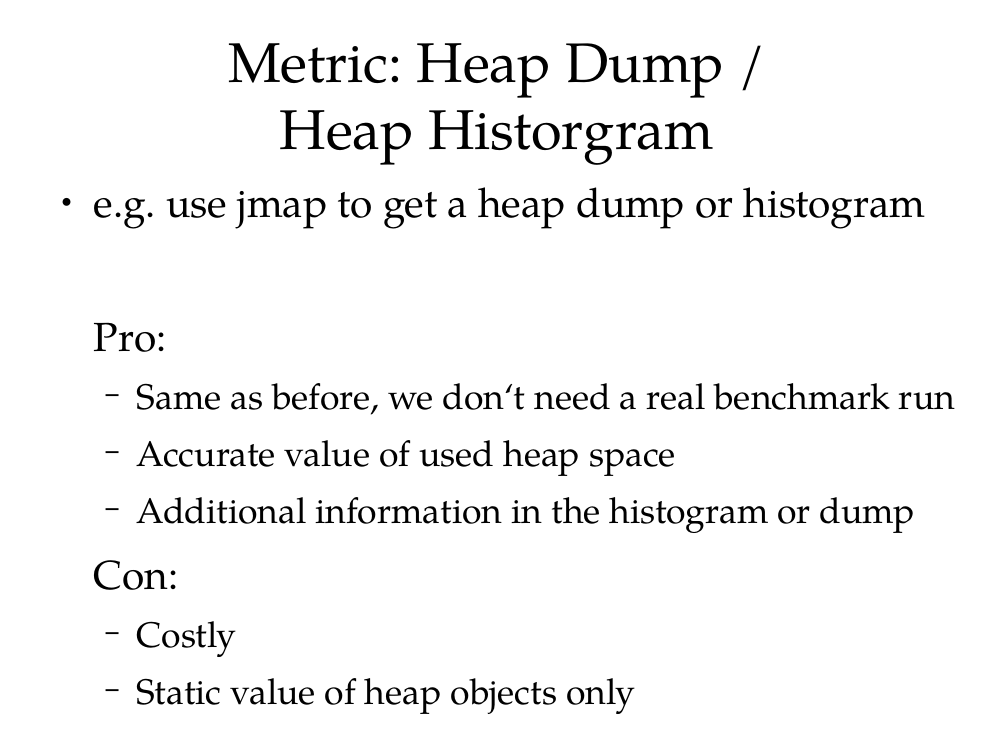
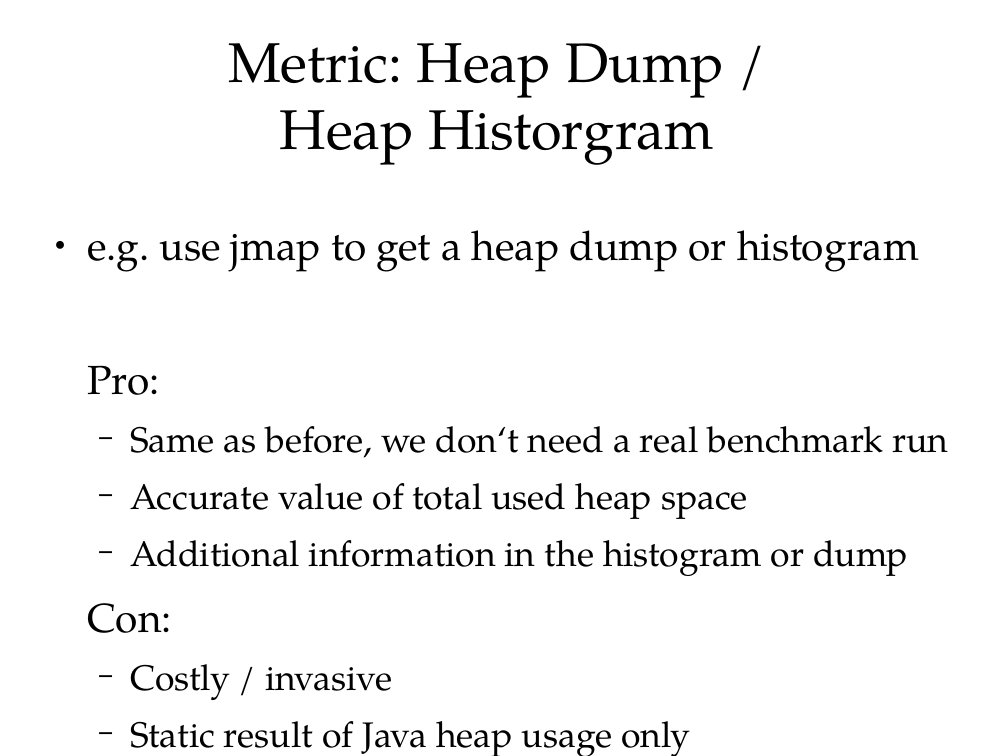
Before and after one commit to cruftex/talk-benchmark-memory, a slide deck: slide 7 of benchmark-memory-with-jmh.odp (slide 6 before the commit). Drawn at 1008x756 pixels with LibreOffice and Linux fonts; fonts in the diff are those of the drawing. Boxes give left, top, right and bottom in pixels: in the first picture for what was removed or moved away, otherwise in the second. Text is boxed around its words. In the diff, an @@ line names an element or a change of style, - is before the commit and + after.

```diff
--- a/benchmark-memory-with-jmh.odp
+++ b/benchmark-memory-with-jmh.odp
@@ text "e.g. use jmap to get ...": place and size @@
-text "e.g. use jmap to get ..." at [94, 187, 955, 714]
+text "e.g. use jmap to get ..." at [87, 230, 948, 756]
@@ text at [130, 483, 748, 519]: text changed @@
-  − Accurate value of used heap space
+  − Accurate value of total used heap space
@@ text at [130, 664, 690, 756]: text changed @@
-  − Costly
-  − Static value of heap objects only
+  − Costly / invasive
+  − Static result of Java heap usage only
```
Also in this commit, not shown: 19 other slides changed, 2 slides added.
